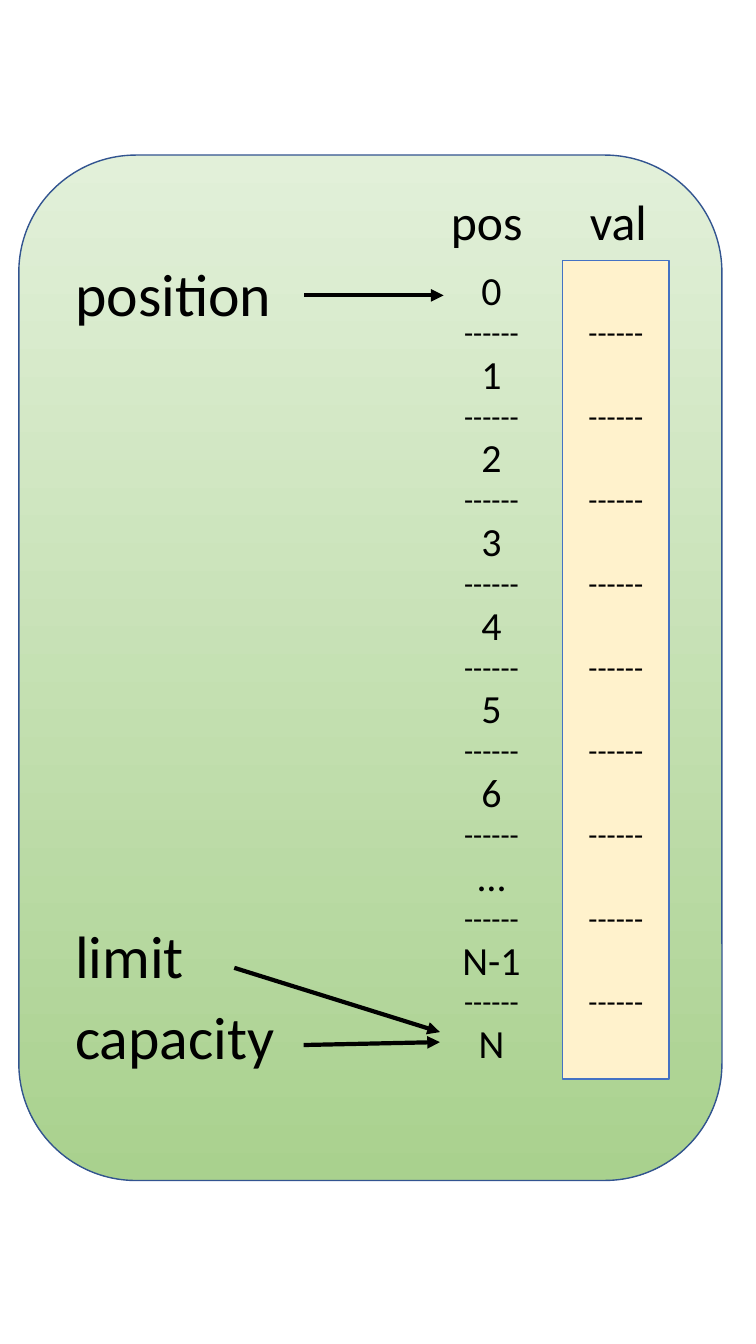
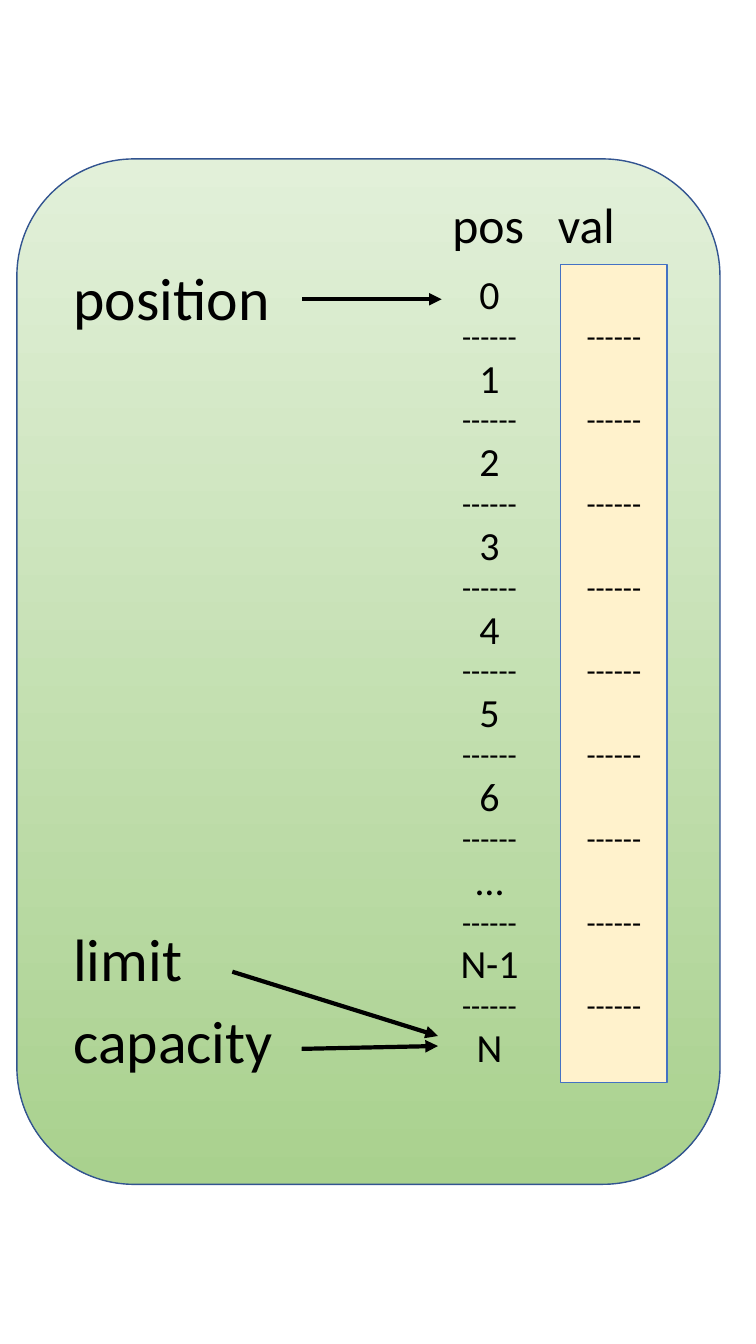
Before and after one commit to JeffersonLab/evio, a slide deck: slide 1 of doc/users_guide/figures_portrait.pptx. Drawn at 756x1344 pixels with LibreOffice and Linux fonts; fonts in the diff are those of the drawing. Boxes give left, top, right and bottom in pixels: in the first picture for what was removed or moved away, otherwise in the second. Text is boxed around its words. In the diff, an @@ line names an element or a change of style, - is before the commit and + after.

```diff
--- a/doc/users_guide/figures_portrait.pptx
+++ b/doc/users_guide/figures_portrait.pptx
@@ 4 texts, 3 arrows, 1 rounded rectangle: place and size @@
-4 texts, 3 arrows, 1 rounded rectangle at box(19, 155, 723, 1180)
+4 texts, 3 arrows, 1 rounded rectangle at box(17, 159, 721, 1184)
```
Also in this commit, not shown: 3 other slides changed, 1 other file.
